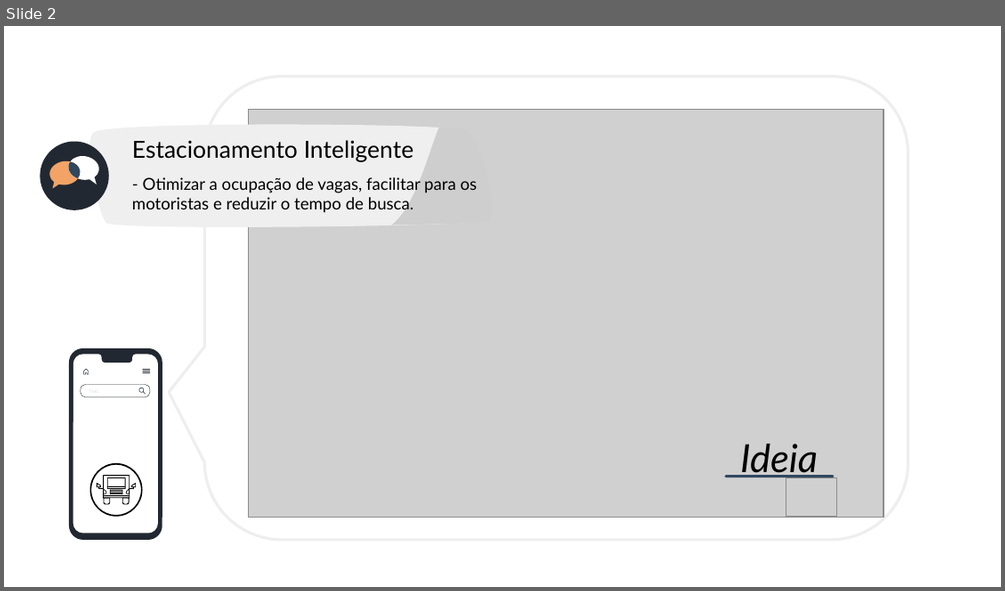
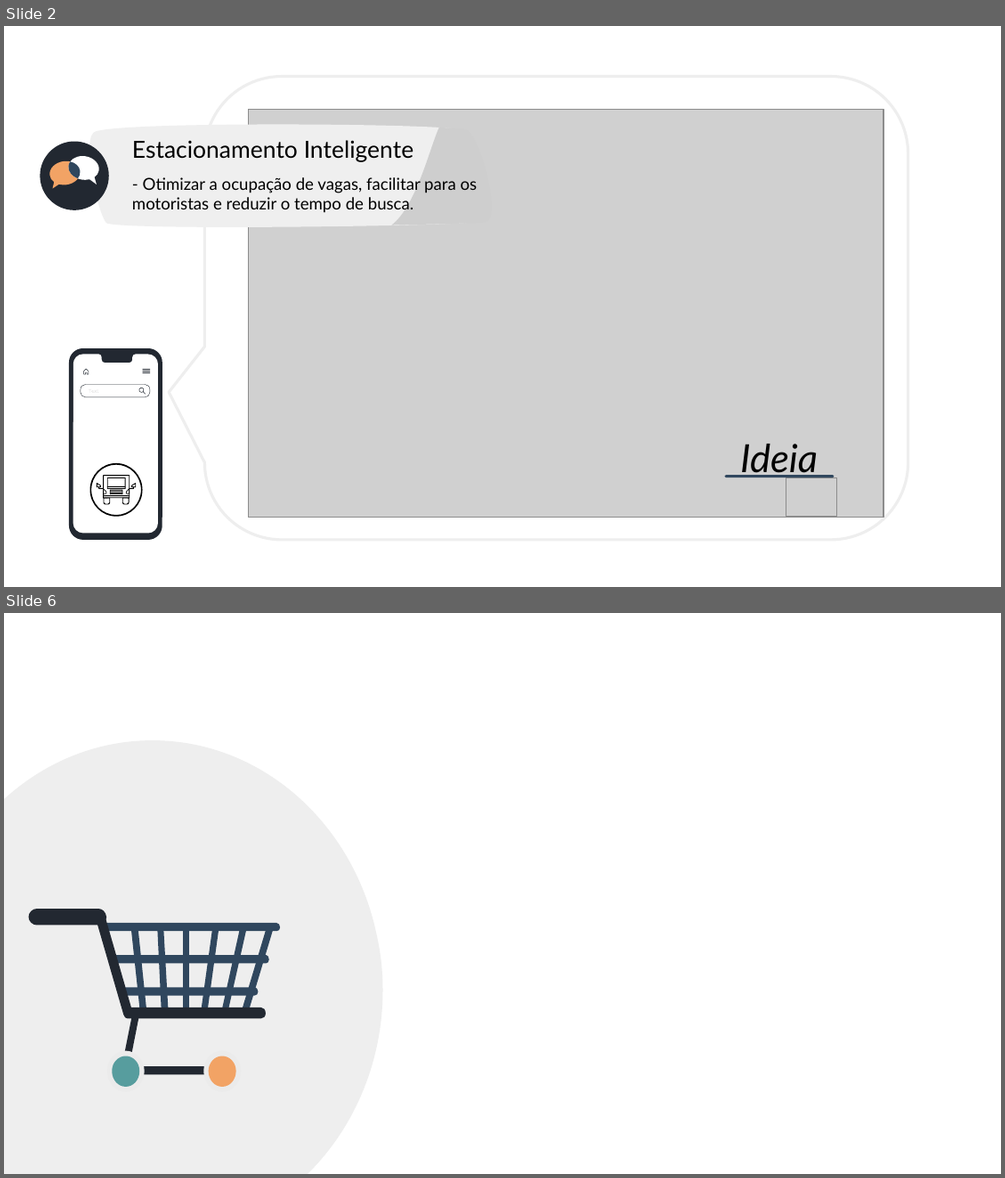
Before and after one commit to FilipiBiazoto/Projeto_Estacionamento_Inteligente, a slide deck: apresentacaoPowerPoint/slideApresentacao_main.pptx. Shown one above the other, each under a label of ours: slide 2 before the commit, slides 2 and 6 after it; the slides between them are not shown. The pictures are 1005x591 and 1005x1178 pixels, drawn with LibreOffice and Linux fonts; fonts in the diff are those of the drawing; grey boxes stand for pictures. Boxes give left, top, right and bottom in pixels: in the first picture for what was removed or moved away, otherwise in the second. Text is boxed around its words. In the diff, an @@ line names an element or a change of style, - is before the commit and + after.

```diff
--- a/apresentacaoPowerPoint/slideApresentacao_main.pptx
+++ b/apresentacaoPowerPoint/slideApresentacao_main.pptx
@@ slide 6 added at bbox=[4, 613, 1001, 1174], background #FFFFFF @@
@@ freeform shape added at bbox=[4, 740, 383, 1174], fill #EEEEEE @@
@@ freeform shape added at bbox=[29, 908, 106, 925], fill #222831 @@
@@ freeform shape added at bbox=[97, 916, 265, 1019], fill #222831 @@
@@ freeform shape added at bbox=[104, 923, 280, 931], fill #30475E @@
@@ freeform shape added at bbox=[131, 929, 147, 1014], fill #30475E @@
@@ freeform shape added at bbox=[157, 929, 169, 1015], fill #30475E @@
@@ freeform shape added at bbox=[182, 928, 188, 1015], fill #30475E @@
@@ freeform shape added at bbox=[201, 927, 219, 1017], fill #30475E @@
@@ freeform shape added at bbox=[220, 927, 246, 1018], fill #30475E @@
@@ freeform shape added at bbox=[242, 926, 275, 1017], fill #30475E @@
@@ freeform shape added at bbox=[112, 955, 269, 963], fill #30475E @@
@@ freeform shape added at bbox=[118, 987, 257, 995], fill #30475E @@
@@ freeform shape added at bbox=[121, 1013, 225, 1075], fill #222831 @@
@@ freeform shape added at bbox=[106, 1051, 144, 1092], fill #EBEBEB @@
@@ freeform shape added at bbox=[112, 1055, 139, 1086], fill #579D9E @@
@@ freeform shape added at bbox=[203, 1051, 240, 1092], fill #EBEBEB @@
@@ freeform shape added at bbox=[209, 1055, 236, 1086], fill #F2A365 @@
```
Also in this commit, not shown: 1 slide changed, 1 other slide added.
